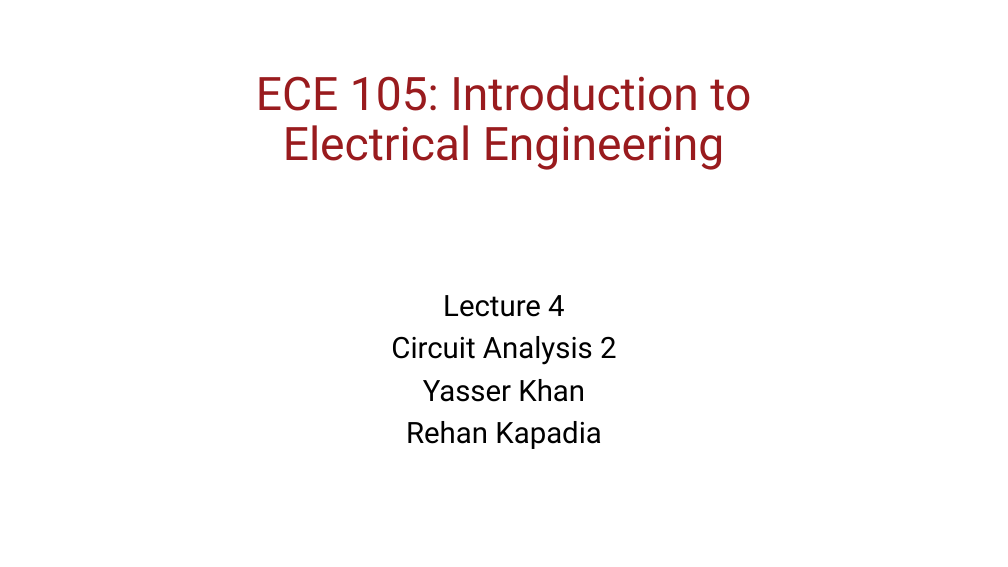
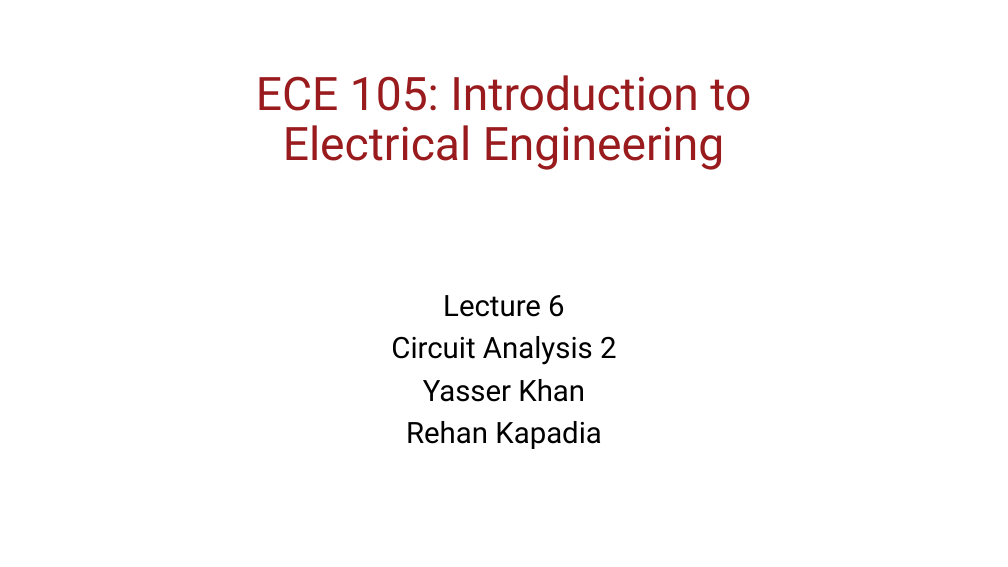
Before and after one commit to uscee105/ee105, a slide deck: slide 1 of assets/module-1-circuit/mod-1-lecture-6-circuit-analysis-2.pptx. Drawn at 1008x567 pixels with LibreOffice and Linux fonts; fonts in the diff are those of the drawing; background and template pictures are left out. Boxes give left, top, right and bottom in pixels: in the first picture for what was removed or moved away, otherwise in the second. Text is boxed around its words. In the diff, an @@ line names an element or a change of style, - is before the commit and + after.

```diff
--- a/assets/module-1-circuit/mod-1-lecture-6-circuit-analysis-2.pptx
+++ b/assets/module-1-circuit/mod-1-lecture-6-circuit-analysis-2.pptx
@@ subtitle at bbox=[443, 295, 565, 317]: text changed @@
-Lecture 4
+Lecture 6
```
Also in this commit, not shown: 9 other slides changed, 12 slides added, 15 other files.
